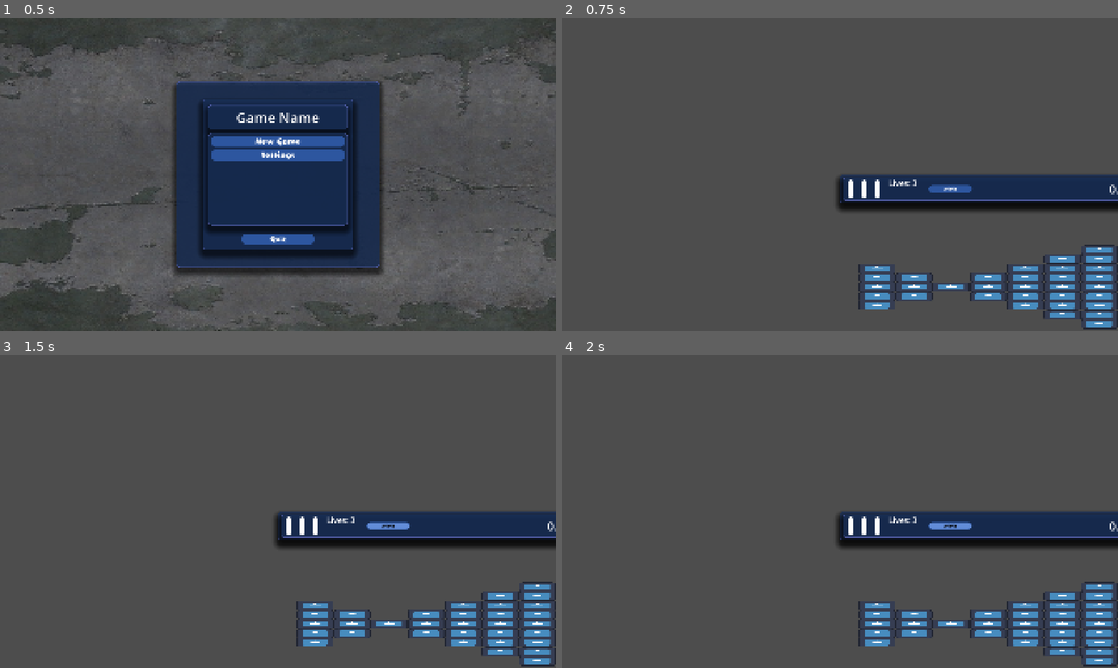
Above: before the commit, frames 1-4 (two rows, left to right).
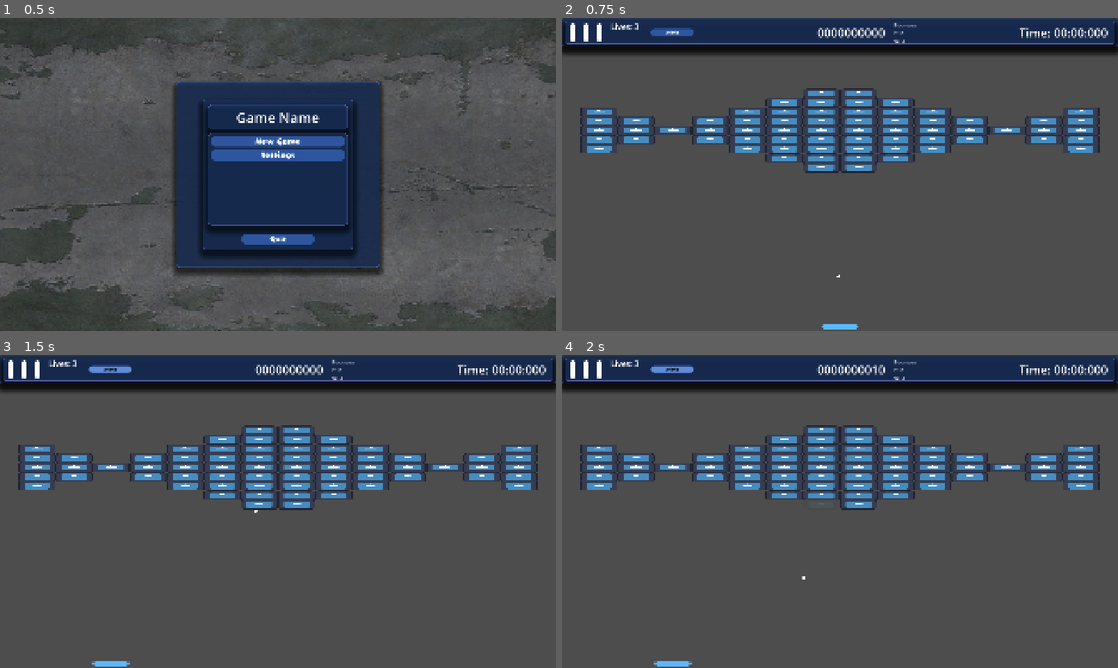
Above: after the commit, the same moments.

Repository: Fox-Alpha/BrickBreaker-MiniGame
Game: Godot game, scene res://scenes/main_menu/main_menu.tscn
The game is run twice, just before and just after one commit, with the same random seed, the same clock (stepped at 60 frames per second) and the same inputs. The engine's default icon, where the game draws it, is replaced by a stand-in: a white triangle on a blue panel in a dark square.
Inputs:
- Up to frame 1 (0.5 s): no input
- Up to frame 2 (0.75 s): click "New Game" at 0.5 s
- Up to frame 3 (1.5 s): click "RESET" at 1.25 s
- Up to frame 4 (2 s): no input

Frame 1 is identical in both runs. In frame 2, 29% of the frame differs, in the area x 0-100%, y 0-100%; in frame 3, 29%; in frame 4, 29%.

Commit message:
Fix: wrong script attached

Diff:
--- a/src/scenes/game/game.tscn
+++ b/src/scenes/game/game.tscn
@@ -1,15 +1,13 @@
 [gd_scene format=3 uid="uid://d0eqprvkwlcl5"]
 
-[ext_resource type="Script" uid="uid://cmc17xq7khdna" path="res://scenes/game/main_game.gd" id="1_noi7s"]
-[ext_resource type="PackedScene" uid="uid://xxrnnvqgevnr" path="res://scenes/paddle/paddle.tscn" id="2_p2514"]
+[ext_resource type="Script" uid="uid://dx5d05wm35e7h" path="res://scenes/game/game.gd" id="1_lfrn8"]
 [ext_resource type="PackedScene" uid="uid://d0vgsm8l8f5cv" path="res://scenes/brickmap/brick_map.tscn" id="3_7qhhq"]
 [ext_resource type="Texture2D" uid="uid://bh2tcy5tq4lj2" path="res://scenes/ball/ball.png" id="4_noi7s"]
 [ext_resource type="PackedScene" uid="uid://cr3ea77qs82xt" path="res://scenes/ui/game_ui.tscn" id="5_p2514"]
 [ext_resource type="PackedScene" uid="uid://cds6jx3u4sspi" path="res://scenes/main_menu/main_menu.tscn" id="6_rpywg"]
 
 [node name="MainGame" type="Node2D" unique_id=2059236733 node_paths=PackedStringArray("brickmap", "cam", "canvas_layer")]
-script = ExtResource("1_noi7s")
-paddle = ExtResource("2_p2514")
+script = ExtResource("1_lfrn8")
 brickmap = NodePath("Level/BrickMap")
 cam = NodePath("Camera2D")
 canvas_layer = NodePath("Level/CanvasLayer")
